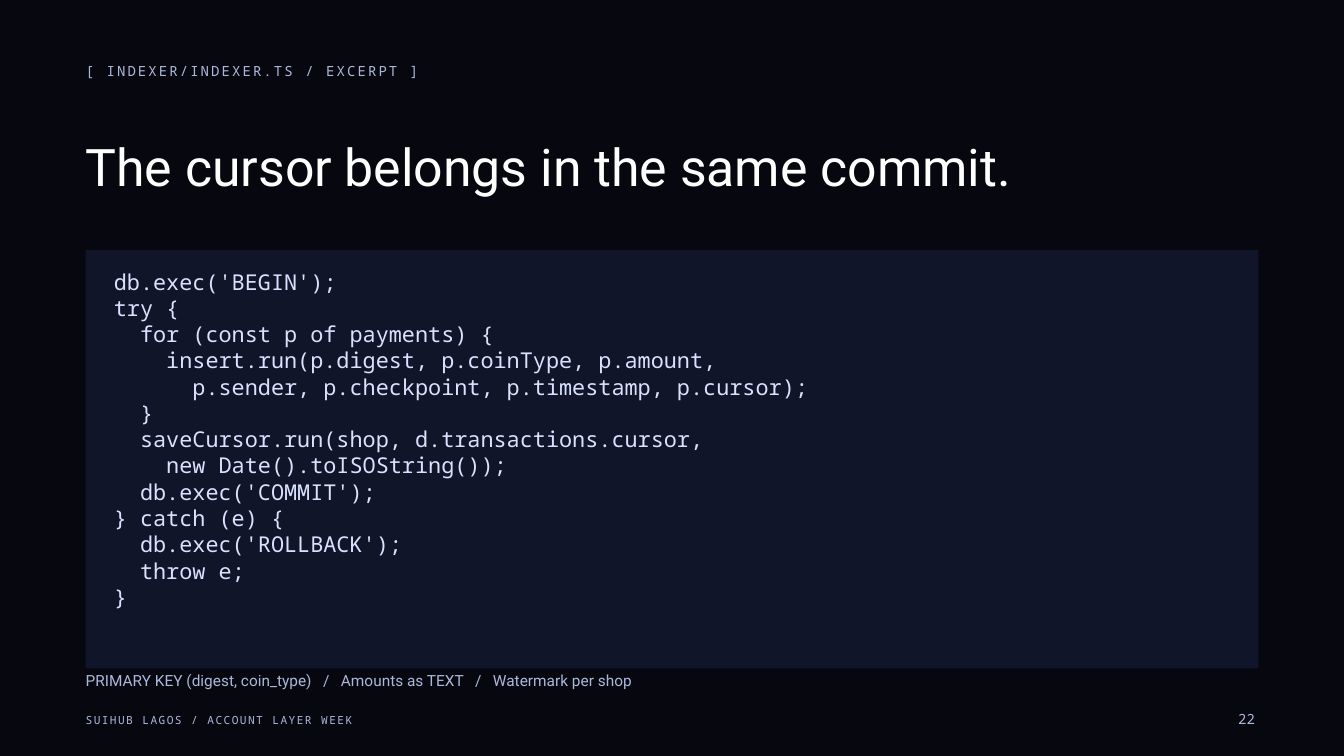
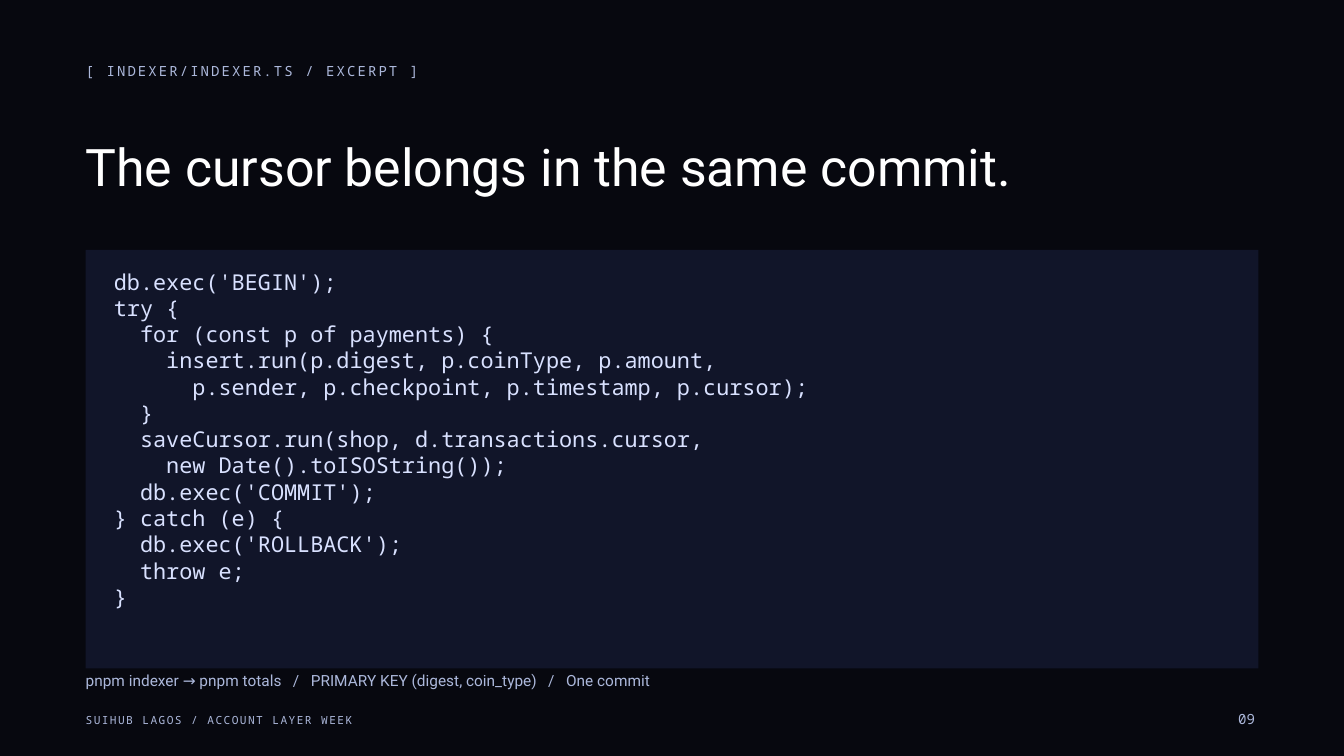
Before and after one commit to Nuel-osas/day3-till, a slide deck: slide 9 of teaching/Day3_Till_Live_Data_Seedless_Style.pptx (slide 22 before the commit). Drawn at 1344x756 pixels with LibreOffice and Linux fonts; fonts in the diff are those of the drawing. Boxes give left, top, right and bottom in pixels: in the first picture for what was removed or moved away, otherwise in the second. Text is boxed around its words. In the diff, an @@ line names an element or a change of style, - is before the commit and + after.

```diff
--- a/teaching/Day3_Till_Live_Data_Seedless_Style.pptx
+++ b/teaching/Day3_Till_Live_Data_Seedless_Style.pptx
@@ text at (86, 674, 650, 690): text changed @@
-PRIMARY KEY (digest, coin_type) / Amounts as TEXT / Watermark per shop
+pnpm indexer → pnpm totals / PRIMARY KEY (digest, coin_type) / One commit
@@ text at (1238, 714, 1255, 724): text changed @@
-22
+09
```
Also in this commit, not shown: 12 other slides changed, 1 slide added, 16 slides removed, 6 other files.
